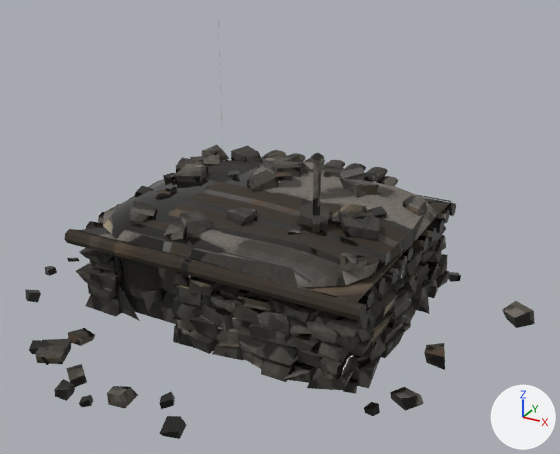
The glTF model public/models/bunker.glb as it was, and as the next commit left it.
Rendered twice from a 50 mm lens placed at (5.65, -9.95, 6.19), pointed at (0.32, -0.26, 1.34). Lighting does not change. The marker at lower right points along +X, +Y and +Z. The picture after the commit comes second. Where no turn or scale is listed for an object, it has been applied to the vertices. Vertices at exactly the same position are counted once.

The first picture shows 'structure'.
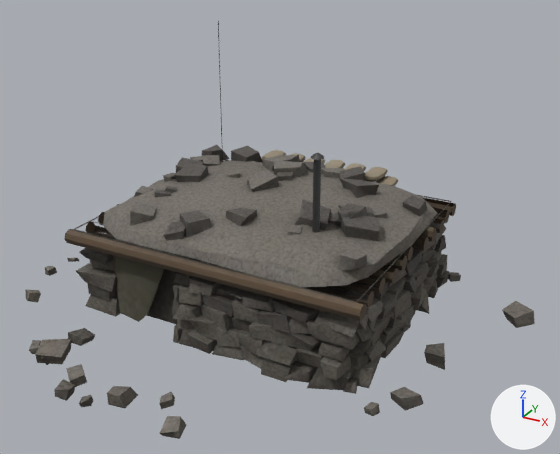
Where the change shows, as pixel boxes [x1, y1, x2, y2] in the pictures (560 x 454 px; the box of a moved part takes in the faces that stretch with it):
part 1 of me_structure, added: after [115, 256, 164, 322]
part 2 of me_structure, moved or reshaped (mostly hidden): before [70, 21, 455, 357]; after [74, 21, 444, 361]
part 3 of me_structure, surface changed (lighter): [25, 145, 535, 439] in both

The edits, one by one:
me_structure is used by ob_structure; location (0.11, -0.03, 2.03).
me_structure had 2758 vertices, 3513 faces and spanned x -3.97..3.97, y -3.9..3.9, z -2.12..2.12.
me_structure now has 2779 vertices, 3548 faces and spans x -3.97..3.97, y -3.9..3.9, z -2.12..2.12.
me_structure part 1: a new loose piece of 18 vertices spanning x -1.83..-0.85, y -1.89..-1.73, z -1.97..-0.88, in mat_bunker_baked.
Part 2, on me_structure:
45 vertices are removed from x -1.96..1.7, y -1.86..1.82, z -2.01..-0.41.
263 faces are deleted.
48 vertices are added at x -1.96..2.0, y -1.45..1.82, z -2.01..2.12.
277 new faces join them.
me_structure part 3: 3247 kept faces spanning x -3.97..3.97, y -3.9..3.9, z -2.12..0.85 get new texture (UV) coordinates.
Other edits to the shape of me_structure do not show in these pictures.
